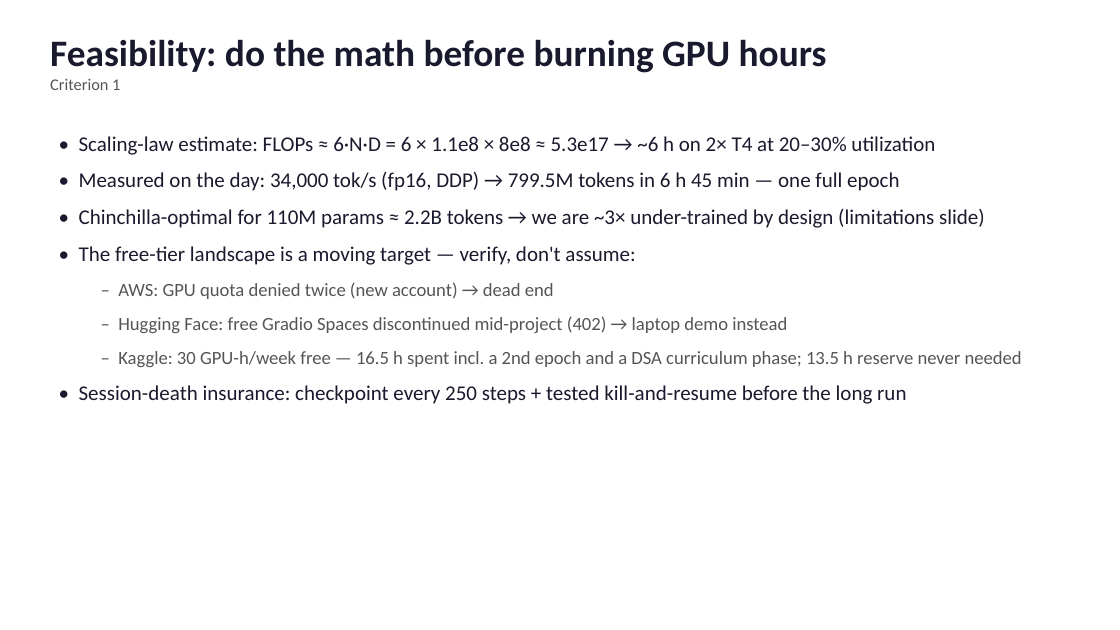
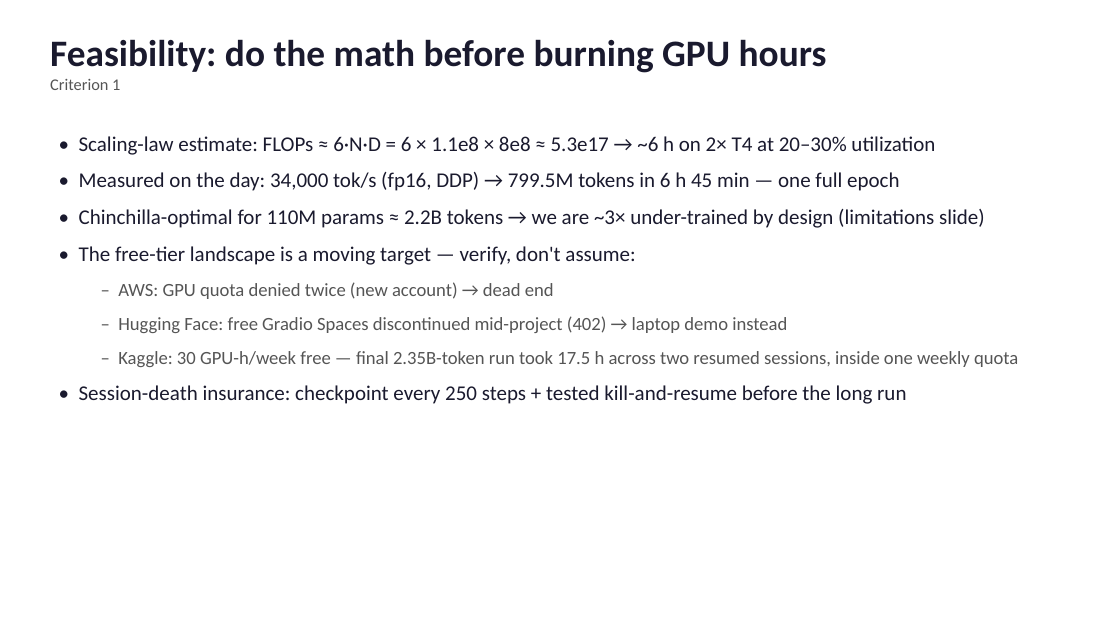
Before and after one commit to Rehan123-bash/pygpt, a slide deck: slide 4 of slides/pygpt_slides.pptx. Drawn at 1120x630 pixels with LibreOffice and Linux fonts; fonts in the diff are those of the drawing. Boxes give left, top, right and bottom in pixels: in the first picture for what was removed or moved away, otherwise in the second. Text is boxed around its words. In the diff, an @@ line names an element or a change of style, - is before the commit and + after.

```diff
--- a/slides/pygpt_slides.pptx
+++ b/slides/pygpt_slides.pptx
@@ text at [118, 351, 1018, 367]: text changed @@
-  – Kaggle: 30 GPU-h/week free — 16.5 h spent incl. a 2nd epoch and a DSA curriculum phase; 13.5 h reserve never needed
+  – Kaggle: 30 GPU-h/week free — final 2.35B-token run took 17.5 h across two resumed sessions, inside one weekly quota
```
Also in this commit, not shown: 2 other slides changed, 8 other files.
